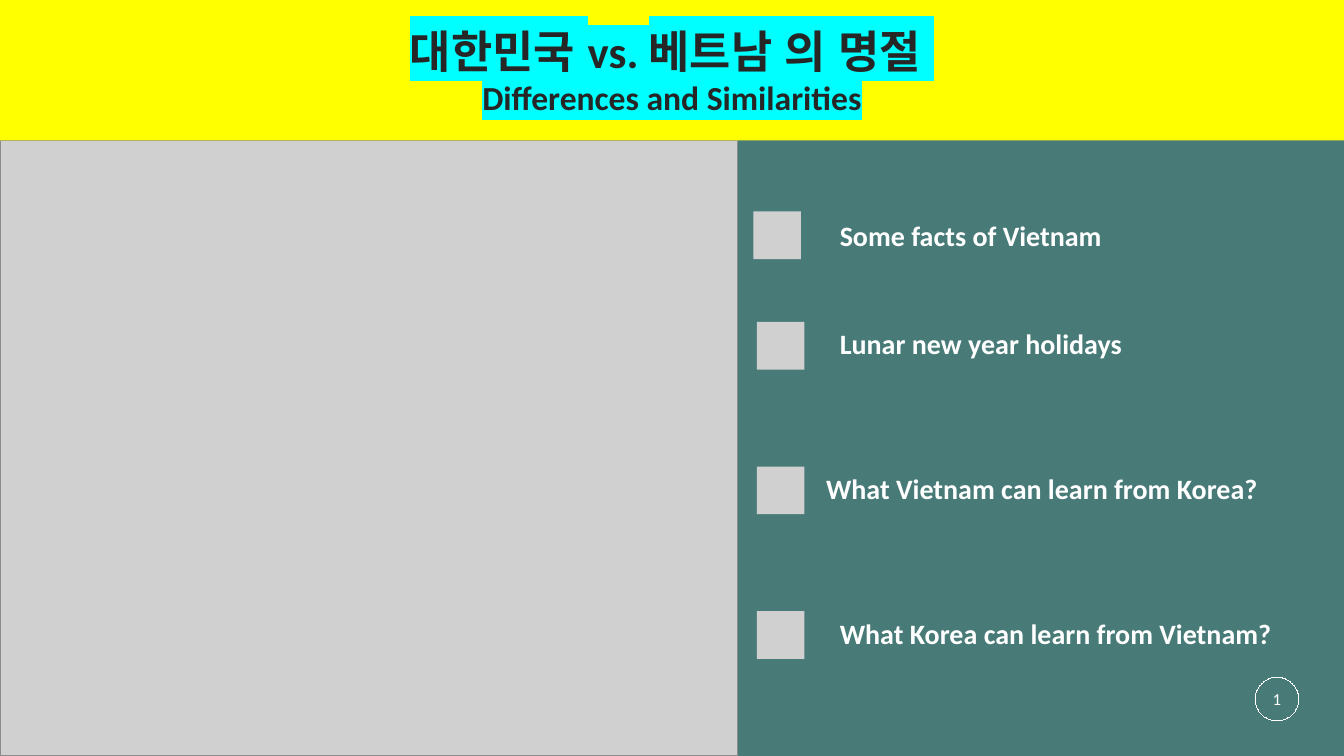
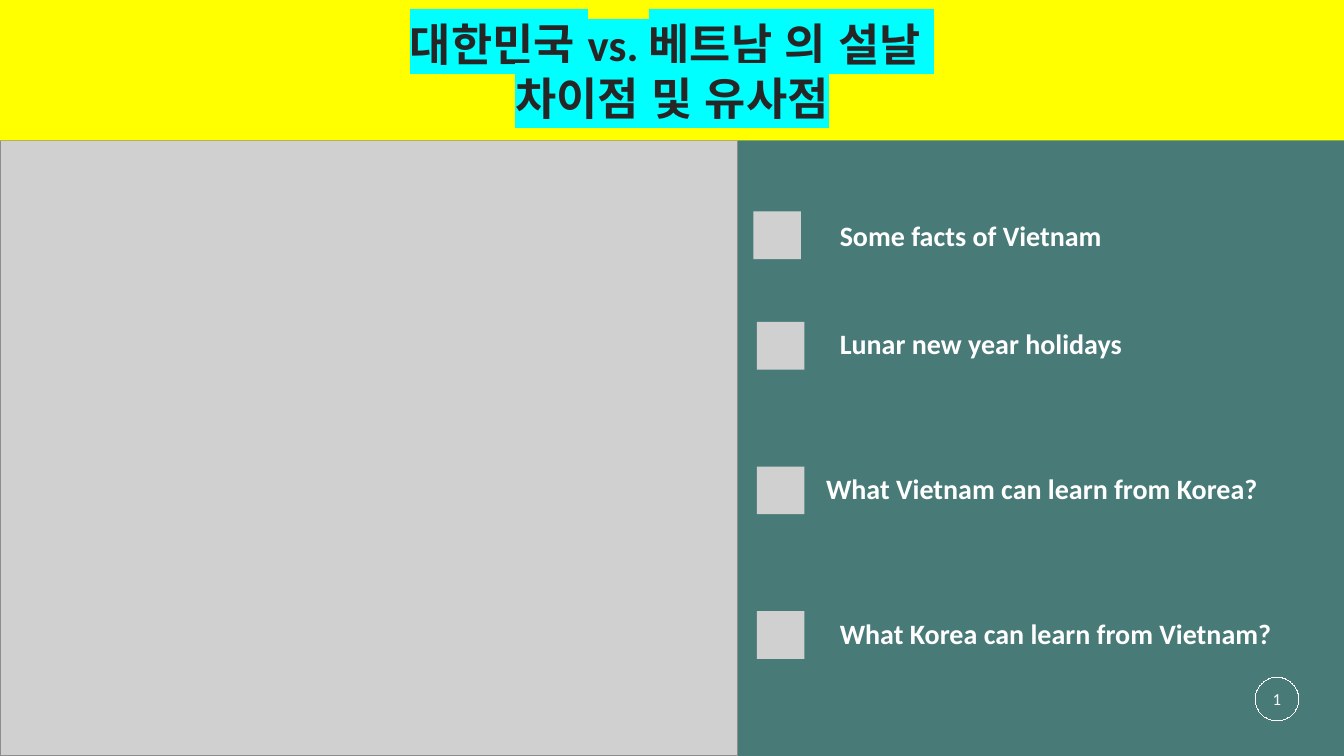
Before and after one commit to gemmanguen/Tetholidays, a slide deck: slide 1 of mducng_VN-KR.pptx. Drawn at 1344x756 pixels with LibreOffice and Linux fonts; fonts in the diff are those of the drawing; grey boxes stand for pictures. Boxes give left, top, right and bottom in pixels: in the first picture for what was removed or moved away, otherwise in the second. Text is boxed around its words. In the diff, an @@ line names an element or a change of style, - is before the commit and + after.

```diff
--- a/mducng_VN-KR.pptx
+++ b/mducng_VN-KR.pptx
@@ text in rectangle at (410,23,921,119): text changed; size 24 to 32 pt @@
-대한민국 vs. 베트남 의 명절
-Differences and Similarities
+대한민국 vs. 베트남 의 설날
+차이점 및 유사점
```
Also in this commit, not shown: 1 other slide changed.
